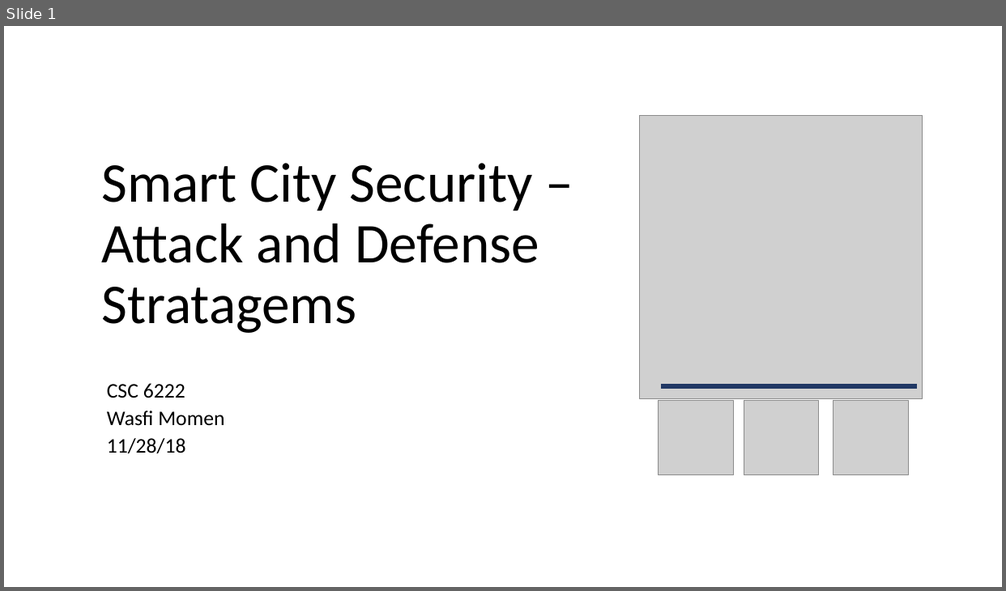
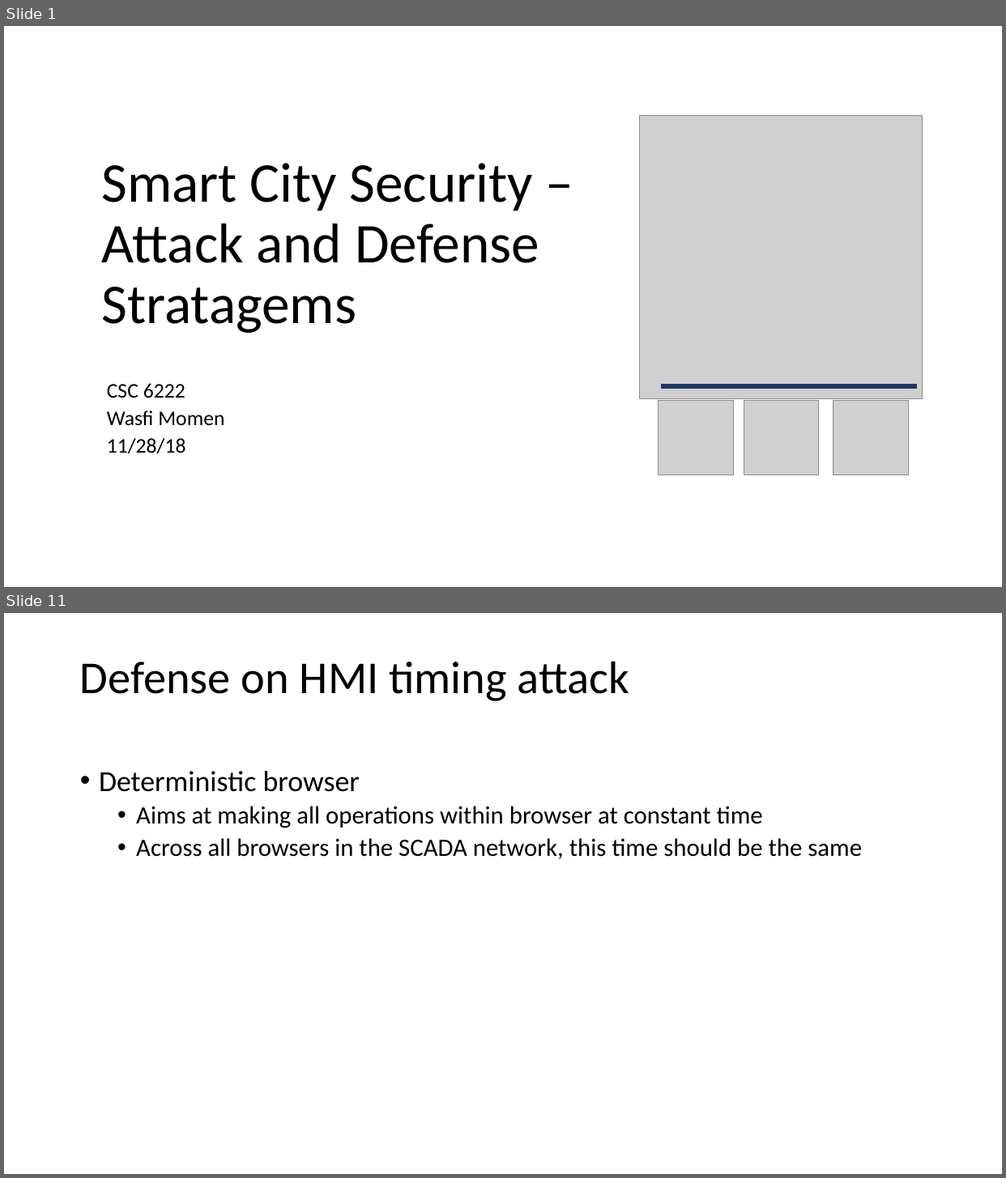
Before and after one commit to CodeFluent/Notes, a slide deck: CS-6222/Fall_2018/project/Smart City Security - Attack and Defense Strategems.pptx. Shown one above the other, each under a label of ours: slide 1 before the commit, slides 1 and 11 after it; the slides between them are not shown. The pictures are 1006x591 and 1006x1178 pixels, drawn with LibreOffice and Linux fonts; fonts in the diff are those of the drawing; grey boxes stand for pictures. Boxes give left, top, right and bottom in pixels: in the first picture for what was removed or moved away, otherwise in the second. Text is boxed around its words. In the diff, an @@ line names an element or a change of style, - is before the commit and + after.

```diff
--- a/CS-6222/Fall_2018/project/Smart City Security - Attack and Defense Strategems.pptx
+++ b/CS-6222/Fall_2018/project/Smart City Security - Attack and Defense Strategems.pptx
@@ slide 11 added at [4,613,1002,1174], background #FFFFFF @@
@@ title added at [80,661,629,701], 44 pt, text #000000 @@
+Defense on HMI timing attack
@@ text added at [99,771,862,859], 24 pt, text #000000 @@
+• Deterministic browser
+  • Aims at making all operations within browser at constant time
+  • Across all browsers in the SCADA network, this time should be the same
```
Also in this commit, not shown: 6 slides changed, 5 other slides added, 1 slide removed, 1 other file.
